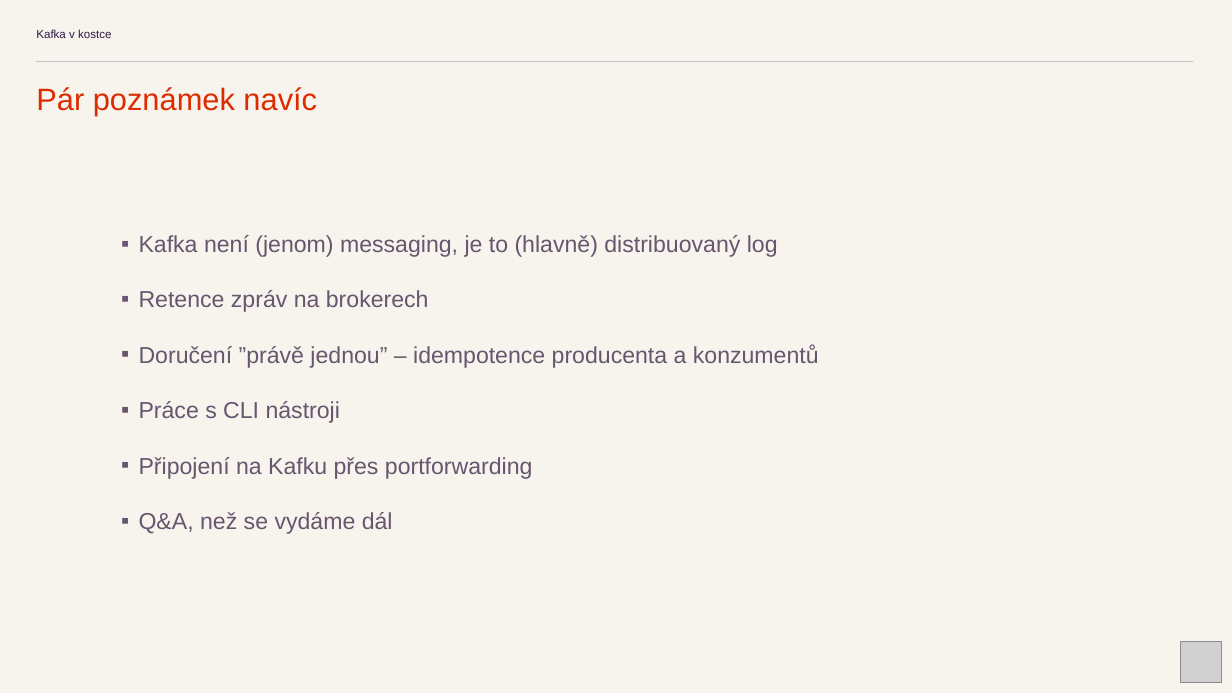
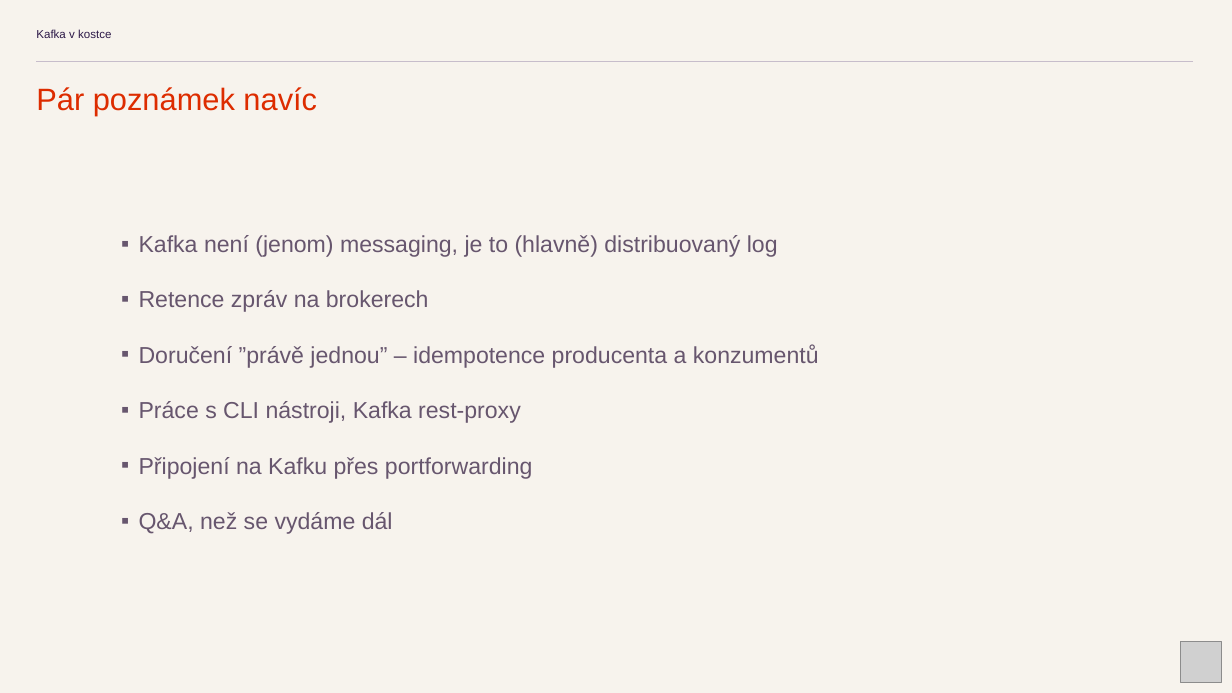
Before and after one commit to kicune/kafka_v_kostce, a slide deck: slide 17 of prez/Kafka v kostce.pptx. Drawn at 1232x693 pixels with LibreOffice and Linux fonts; fonts in the diff are those of the drawing; grey boxes stand for pictures. Boxes give left, top, right and bottom in pixels: in the first picture for what was removed or moved away, otherwise in the second. Text is boxed around its words. In the diff, an @@ line names an element or a change of style, - is before the commit and + after.

```diff
--- a/prez/Kafka v kostce.pptx
+++ b/prez/Kafka v kostce.pptx
@@ text at (139,401,521,423): text changed @@
-▪ Práce s CLI nástroji
+▪ Práce s CLI nástroji, Kafka rest-proxy
```
Also in this commit, not shown: 16 other slides changed.
